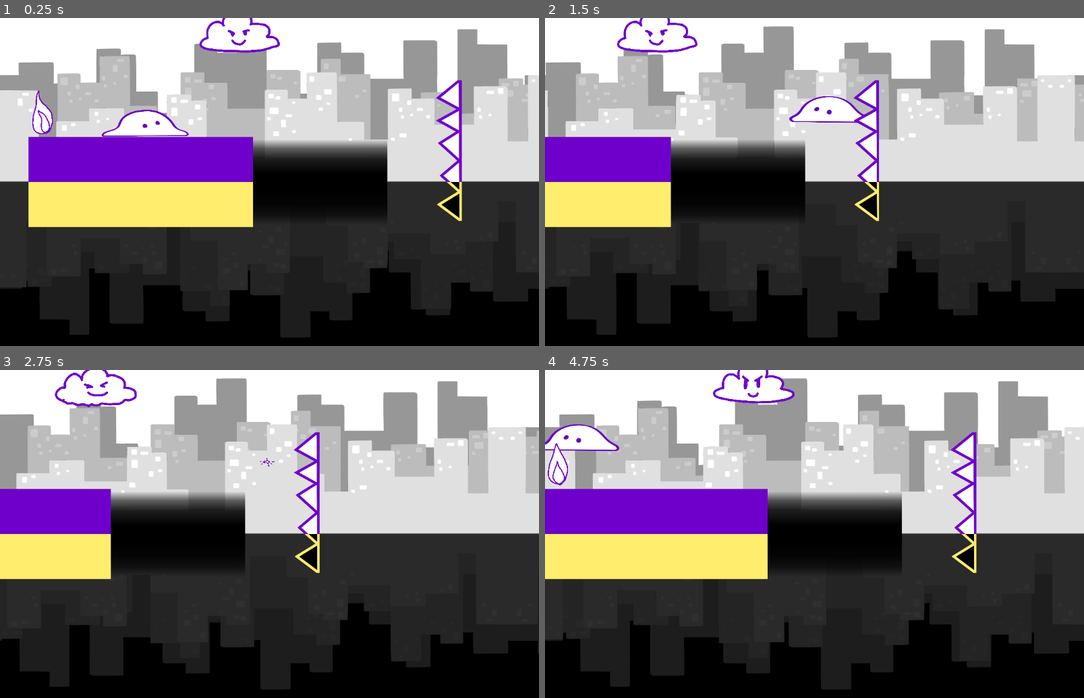
Above: before the commit, frames 1-4 (two rows, left to right).
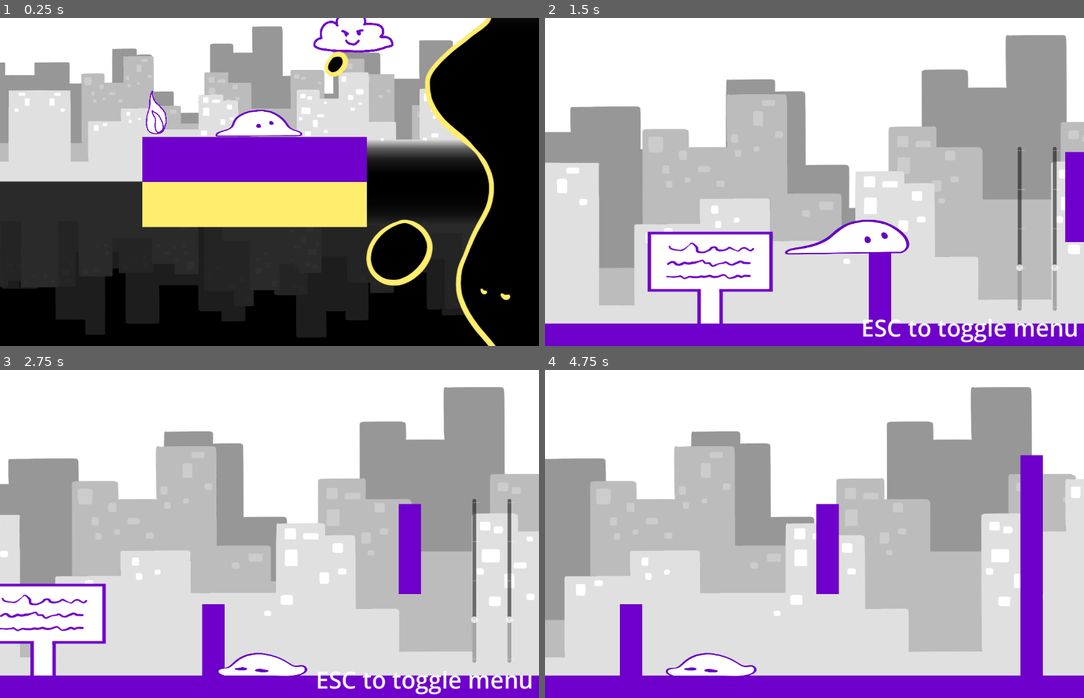
Above: after the commit, the same moments.

Repository: Globs-United/Project
Game: Godot game, scene res://lvl1.tscn
The game is run twice, just before and just after one commit, with the same random seed, the same clock (stepped at 60 frames per second) and the same inputs. Sound files missing from this copy of the repository are replaced by a short silence.
Inputs:
- Up to frame 1 (0.25 s): no input
- Up to frame 2 (1.5 s): hold Right (moveRight) from 0.53 s (still down); tap E (interact) at 0.6, 1.35 s; tap Space (jump) at 0.77 s
- Up to frame 3 (2.75 s): tap Space (jump) at 1.52 s; release Right (moveRight) at 2.03 s; hold Left (moveLeft) from 2.03 s (still down); tap E (interact) at 2.1 s
- Up to frame 4 (4.75 s): release Left (moveLeft) at 2.78 s; hold Right (moveRight) 2.78-4.28 s; tap E (interact) at 2.85, 3.6, 4.35 s; tap Space (jump) at 3.02, 3.77, 4.52 s; tap Escape (menu) at 4.15 s; hold Left (moveLeft) from 4.28 s (still down)

The runs differ from the first frame. In frame 1, 48% of the frame differs, in the area x 0-100%, y 0-100%; in frame 2, 83%; in frame 3, 83%; in frame 4, 83%.

Commit message:
fixes and preferences

Diff:
--- a/lvl1.tscn
+++ b/lvl1.tscn
@@ -8,6 +8,7 @@
 [ext_resource type="PackedScene" uid="uid://dbjmiklp0s68j" path="res://object_scenes/spikes.tscn" id="6_audra"]
 [ext_resource type="PackedScene" uid="uid://d4h8ppy0mb78w" path="res://object_scenes/lightning_cloud.tscn" id="6_x7kom"]
 [ext_resource type="PackedScene" uid="uid://wsjajdqhncat" path="res://object_scenes/fire.tscn" id="8_qoovb"]
+[ext_resource type="PackedScene" uid="uid://xmbjavg0javs" path="res://object_scenes/finish_line.tscn" id="9_1w0mb"]
 
 [node name="Lvl 1" type="Node2D"]
 
@@ -39,3 +40,6 @@
 [node name="Fire" parent="." instance=ExtResource("8_qoovb")]
 position = Vector2(30, 203)
 scale = Vector2(0.1, 0.1)
+
+[node name="FinishLine" parent="." instance=ExtResource("9_1w0mb")]
+position = Vector2(-174, -34)
--- a/lvl2.tscn
+++ b/lvl2.tscn
@@ -11,17 +11,20 @@
 [ext_resource type="PackedScene" uid="uid://cs2y2xdm75fed" path="res://checkpoint.tscn" id="8_vcnes"]
 [ext_resource type="PackedScene" uid="uid://dh8i38af1uaom" path="res://object_scenes/sign.tscn" id="9_jukch"]
 [ext_resource type="PackedScene" uid="uid://xmbjavg0javs" path="res://object_scenes/finish_line.tscn" id="11_3pm5q"]
+[ext_resource type="PackedScene" uid="uid://gkkpg0gxwa8j" path="res://object_scenes/sound_player.tscn" id="12_nujma"]
+[ext_resource type="PackedScene" uid="uid://cqab7aomtcrlf" path="res://object_scenes/volume_control_menu.tscn" id="13_t5h3c"]
 
 [node name="Lvl 2" type="Node2D"]
 
 [node name="Player" parent="." instance=ExtResource("1_aq45b")]
-z_index = 3
+z_index = 2
 position = Vector2(209, 175)
 scale = Vector2(0.4, 0.4)
 
 [node name="Pit" parent="." instance=ExtResource("2_jukch")]
-position = Vector2(4870, 350)
-scale = Vector2(0.4, 0.1)
+z_index = 3
+position = Vector2(4859, 350)
+scale = Vector2(0.329, 0.1)
 oneWay = true
 
 [node name="Wall" parent="." instance=ExtResource("3_vcnes")]
@@ -210,7 +213,7 @@
 scale = Vector2(0.25, 2.64)
 
 [node name="Wall3" parent="." instance=ExtResource("3_vcnes")]
-position = Vector2(598, 208)
+position = Vector2(598, 191)
 scale = Vector2(0.25, 1)
 
 [node name="Wall4" parent="." instance=ExtResource("3_vcnes")]
@@ -324,3 +327,9 @@
 z_index = 1
 position = Vector2(6078, 350)
 scale = Vector2(0.35, 0.35)
+
+[node name="SoundPlayer" parent="." instance=ExtResource("12_nujma")]
+
+[node name="VolumeControlMenu" parent="." instance=ExtResource("13_t5h3c")]
+z_index = 2
+scale = Vector2(0.5, 0.5)
Not shown: 1 places in lvl1.tscn that only renumber resources
Not shown: 1 places in lvl2.tscn that only renumber resources
